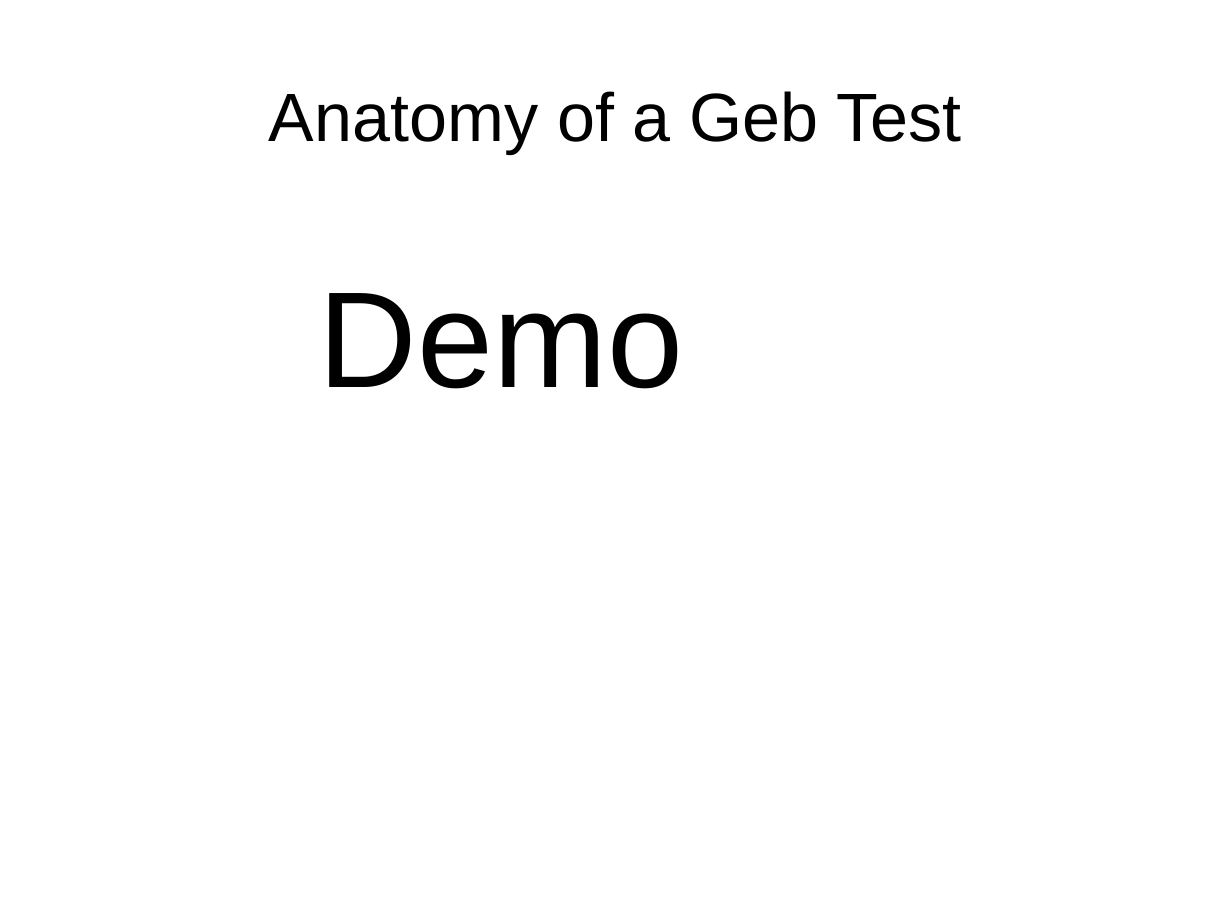
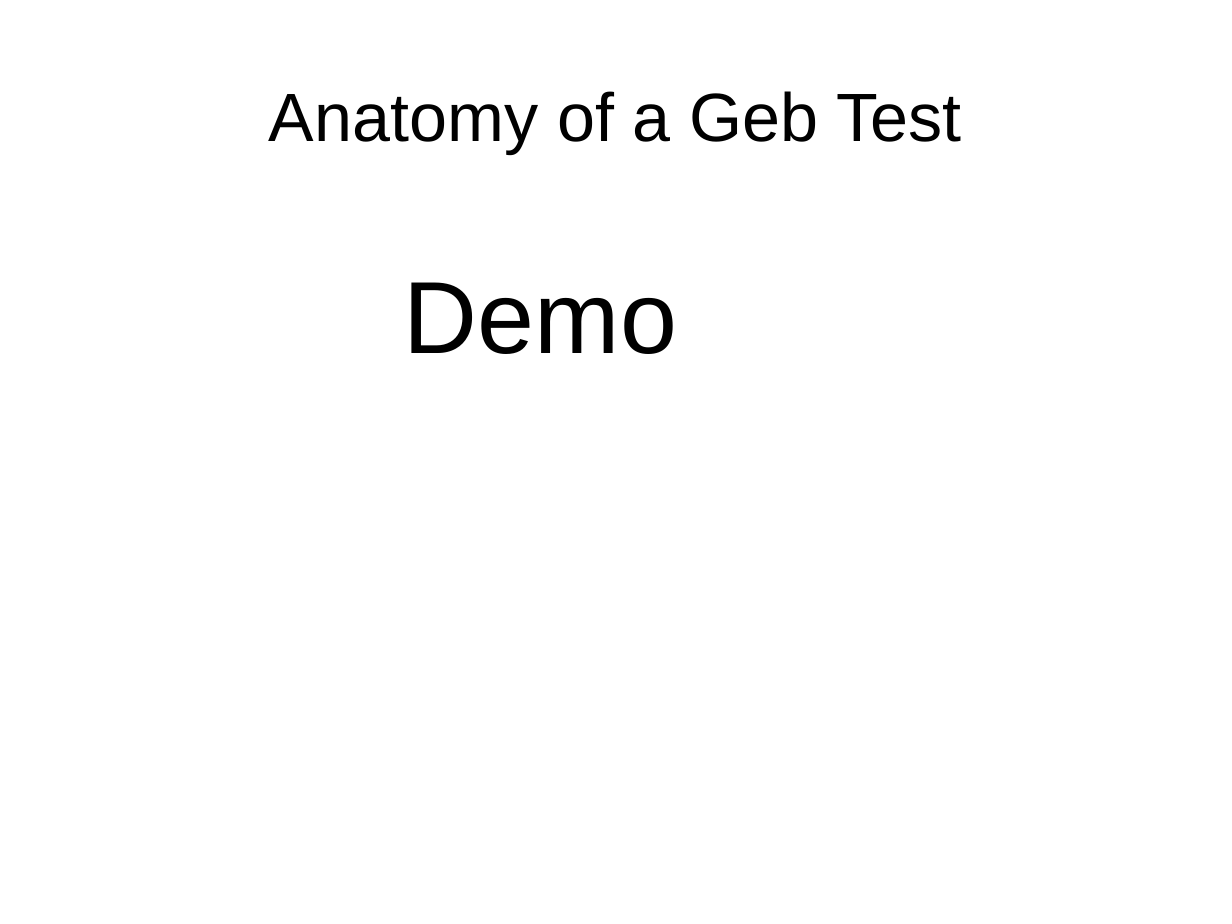
Before and after one commit to bherrmann7/simple-geb, a slide deck: slide 24 of talk/talk.odp. Drawn at 1232x924 pixels with LibreOffice and Linux fonts; fonts in the diff are those of the drawing. Boxes give left, top, right and bottom in pixels: in the first picture for what was removed or moved away, otherwise in the second. Text is boxed around its words. In the diff, an @@ line names an element or a change of style, - is before the commit and + after.

```diff
--- a/talk/talk.odp
+++ b/talk/talk.odp
@@ text "Demo" at (404, 282, 677, 354): size 88 to 66 pt @@
```
Also in this commit, not shown: 6 other slides changed, 3 slides added, 1 slide removed, 4 other files.
